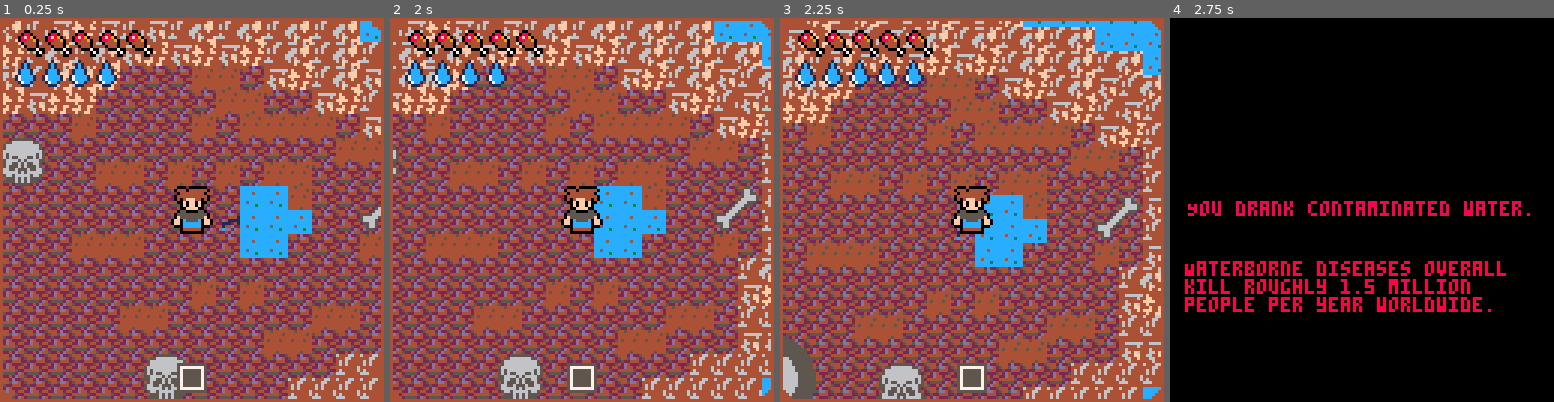
Above: before the commit, frames 1-4 (left to right).
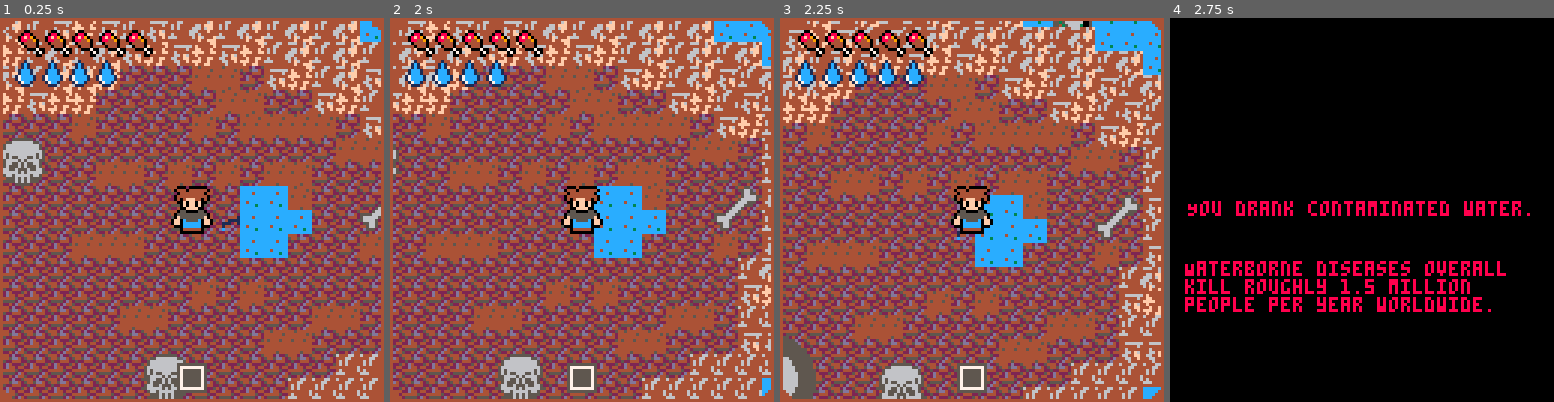
Above: after the commit, the same moments.

Repository: lucaslng/jamhacks-climatastrophe
Game: PICO-8 cartridge climate-collapse.p8
Two runs of this game, one before a commit and one after it. Both use one fixed random seed, a clock stepped at 60 frames per second and the inputs below.
Inputs:
- Up to frame 1 (0.25 s): no input
- Up to frame 2 (2 s): tap O (Z key) at 0.7, 1.7 s; hold Right from 1.6 s (still down)
- Up to frame 3 (2.25 s): release Right at 2.1 s; tap O (Z key) at 2.1 s; hold Up from 2.15 s (still down)
- Up to frame 4 (2.75 s): release Up at 2.42 s; hold Right from 2.47 s (still down); tap O (Z key) at 2.5 s

Frames 1-2 are identical in both runs. In frame 3, 0.2% of the frame differs, in the area x 71-82%, y 0-3%; in frame 4, nothing differs.

Commit message:
map has more houses

Diff:
--- a/climate-collapse.p8
+++ b/climate-collapse.p8
@@ -557,14 +557,14 @@
 0707070707070707070707070707070707070707070707070707070707070707070707070707070707070707070707070707070707070707070707070707070707070707070707070707070707070707070707070707070707070707070707070707070707070707070707070707070707070707070700000000000000000000
 0707070707070707070707070707070707070707070707070707070707070707070707070707070707070707070707070707070707070707070707070707070707070707070707070707070707070707070707070707070707070707070707070707070707070707070707070707070707070707070700000000000000000000
 0707070707070707070707070707070707070707070707070707070707070707070707070707070707070707070707070707070707070707070707070707070707070707070707070707070707070707070707070707070707070707070707070707070707070707070707070707070707070707070700000000000000000000
-0707070707070707070707070707070707070707070707404107404107404107404107404107404107404107404107424308424308070707070707070707070707070707070707070707070707070707070707070707070707070707070707070707070707070707070707070707070707070707070700000000000000000000
-0707070707070707070707070707070707070707070707505107505107505107505107505107505107505107505108525308525308080808070707070707070707070707070707070707070707070707070707070707070707070707070707070707070707070707070707070707070707070707070700000000000000000000
-0707070707070707070707070707070707070707070707070707070707070707070707080808080808080808080808080808080808080808080707070707070707070707070707070707070707070707070707070707070707070707070707070707070707070707070707070707070707070707070700000000000000000000
-0707070707070707070707070707070707070707070707404107404107424308424308424308424308080808080808080808080808080808080807070707070707070707070707070707070707070707070707070707070707070707070707070707070707070707070707070707070707070707070700000000000000000000
-0707070707070707070707070707070707070707070707505107505108525308525308525308525308082728272827272827272808080808080808070707070707070707070707070707070707070707070707070707070707070707070707070707070707070707070707070707070707070707070700000000000000000000
+0707070707070707070707070707070707070707070707070707070707070707070707070707070707070707070707070707070707070707070707070707070707070707070707070707070707070707070707070707070707070707070707070707070707070707070707070707070707070707070700000000000000000000
+0707070707070707070707070707070707070707070707070707070707070707070707070707070707070707070707070708070707080808070707070707070707070707070707070707070707070707070707070707070707070707070707070707070707070707070707070707070707070707070700000000000000000000
+0707070707070707070707070707070707070707070707070707070707070707070707080808080807070708080808080808080808080808080707070707070707070707070707070707070707070707070707070707070707070707070707070707070707070707070707070707070707070707070700000000000000000000
+0707070707070707070707070707070707070707070707070707070707080808424309090909424308080808080808080808080808424308080807070707070707070707070707070707070707070707070707070707070707070707070707070707070707070707070707070707070707070707070700000000000000000000
+0707070707070707070707070707070707070707070707070707070708080808525308090909525308082728272827272827272808525308080808070707070707070707070707070707070707070707070707070707070707070707070707070707070707070707070707070707070707070707070700000000000000000000
 0707070707070707070707070707070707070707070707070708080808080808080808272827272828273738372737272827282728272808080808080707070707070707070707070707070707070707070707070707070707070707070707070707070707070707070707070707070707070707070700000000000000000000
-0707070707070707070707070707070707070707070707070808080808082728272827373837373838272827283738373837382728272827280808080807070707070707070707070707070707070707070707070707070707070707070707070707070707070707070707070707070707070707070700000000000000000000
-0707070707070707070707070707070707070707070707070808082727283738373827282728282728272828381010102424103738272837272808080808070707070707070707070707070707070707070707070707070707070707070707070707070707070707070707070707070707070707070700000000000000000000
+0707070707070707070707070707070707070707070707070842430808082728272827373837373838272827283738373837382728272827280808080807070707070707070707070707070707070707070707070707070707070707070707070707070707070707070707070707070707070707070700000000000000000000
+0707070707070707070707070707070707070707070707070852532727283738373827282728282728272828381010102424103738272837272808080808070707070707070707070707070707070707070707070707070707070707070707070707070707070707070707070707070707070707070700000000000000000000
 0707070707070707070707070707070707070707070707080808273737382728272827283738383738373838101010101024241010373827372728080808080707070707070707070707070707070707070707070707070707070707070707070707070707070707070707070707070707070707070700000000000000000000
 0707070707070707070707070707070707070707070808080827272828273738373837381010101010101024101010102410242424241037382728280808080707070707070707070707070707070707070707070707070707070707070707070707070707070707070707070707070707070707070700000000000000000000
 0707070707070707070707070707070707070707080808272837373827283810101010101010101060611010101010101010101010102424102728272808080807070707070707070707070707070707070707070707070707070707070707070707070707070707070707070707070707070707070700000000000000000000
@@ -574,10 +574,10 @@
 0707070707070707070707070707070707070808082728282728101060611010101010101010101010101024242410101010080810101024103737382728080808080707070707070707070707070707070707070707070707070707070707070707070707070707070707070707070707070707070700000000000000000000
 0707070707070707070707070707070707070708083738383738101070711010101010101010101010101010101010101010101010101010272827282728080808080707070707070707070707070707070707070707070707070707070707070707070707070707070707070707070707070707070700000000000000000000
 0707070707070707070707070707070707070708080827272728101010101023101010101010101010101010101010102410241010101010373837383738080808070707070707070707070707070707070707070707070707070707070707070707070707070707070707070707070707070707070700000000000000000000
-0707070707070707070707070707070707070708080837372728101010102410101010241010626310101010102424101010101010242410272728272808080808070707070707070707070707070707070707070707070707070707070707070707070707070707070707070707070707070707070700000000000000000000
-0707070707070707070707070707070707070707080808373738101010101010101010101010727310101010101010101010102424101010373738373808080808070707070707070707070707070707070707070707070707070707070707070707070707070707070000000000000000000000000000000000000000000000
-…(5 lines of a section not shown)…
+0707070707070707070707070707070707070708080837372728101010102410101010241010626310101010102424101010101010242410272728272808424308070707070707070707070707070707070707070707070707070707070707070707070707070707070707070707070707070707070700000000000000000000
+0707070707070707070707070707070707070707080808373738101010101010101010101010727310101010101010101010102424101010373738373808525308070707070707070707070707070707070707070707070707070707070707070707070707070707070000000000000000000000000000000000000000000000
+…(5 lines of a section not shown)…
Not shown, changed: 22 lines of the sprite sheet (__gfx__) section of climate-collapse.p8
